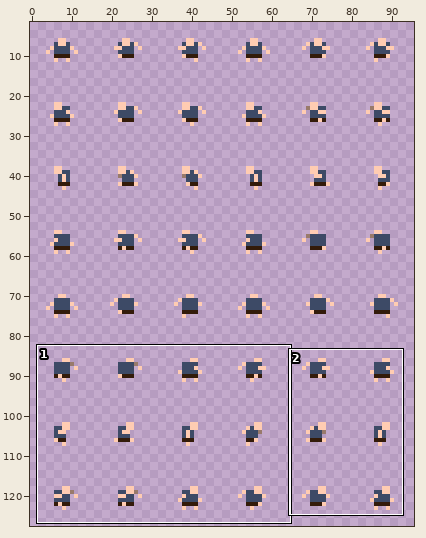
Edited in one commit: sprite sheet (assets/spritesheet.png). Above: a wide view before the commit, with the close-up outlined.
Close-up. The starting point:
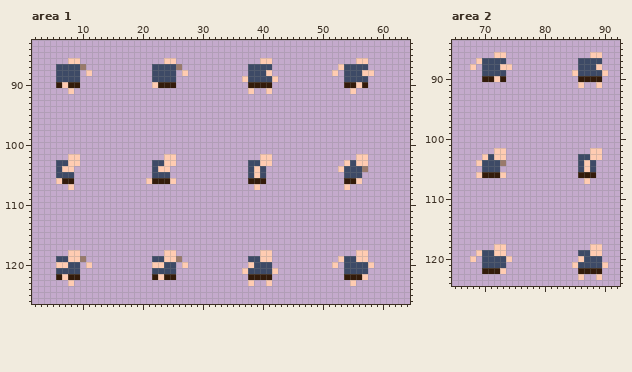
The file is 96x128 pixels. Shown: area 1: x 2..64, y 83..126; area 2: x 65..92, y 84..124. The wide view leaves out empty margins.
Now the later version:
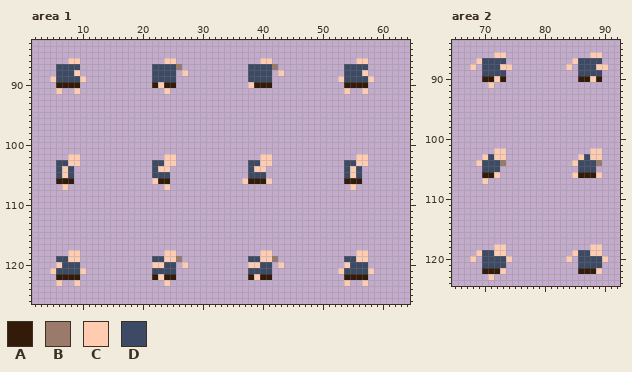
Palette (. is transparent): A #331b0a  B #997a6b  C #ffccb2  D #3d4a66
Message: player animation is working properly with the controls
Diff:
Changed rows in their new state; - is an unchanged pixel.
Area 1:
first column x 5:
 87 -----.-------------------------------B----------.-----
 88 ----C-.-----------------------------D-C--------.-----.
 89 C----C--------------------------.----.----------C----C
 90 --A--------------AC--------------C-----------------A--
 91 -C-.C--------------C-------------.--.------------C.-C-
first column x 6:
103 ------------------------------------------------D---
104 --D-------------------------------C------------.-C-.
105 -C-------------------------------D---------------C--
106 A--------------.C--.-----------C---C--------------A-
107 -C.---------------C--------------.--------------.C--
first column x 5:
119 -----.-------------------------------B----------.-----
120 --D---.---------------------------C---C--------.-C---.
121 C----C--------------------------.----.----------C----C
122 --A-------------------------------C-----------------A-
123 -C-.C--------------C-------------.--.------------C.-C-
Area 2:
first column x 71:
 87 --------------C-----
 88 -------------C-----C
 89 --------------.----.
 90 -----------------C--
 91 C--------------.--.-
first column x 69:
103 -----------------C---
104 ----------------C-D-B
105 ------------------D--
106 .--C.-----------C---C
107 -C----------------.--
first column x 71:
119 --------------C-----
120 -------------C-D---C
121 --------------.----.
122 ------------------C-
123 C--------------.--.-
